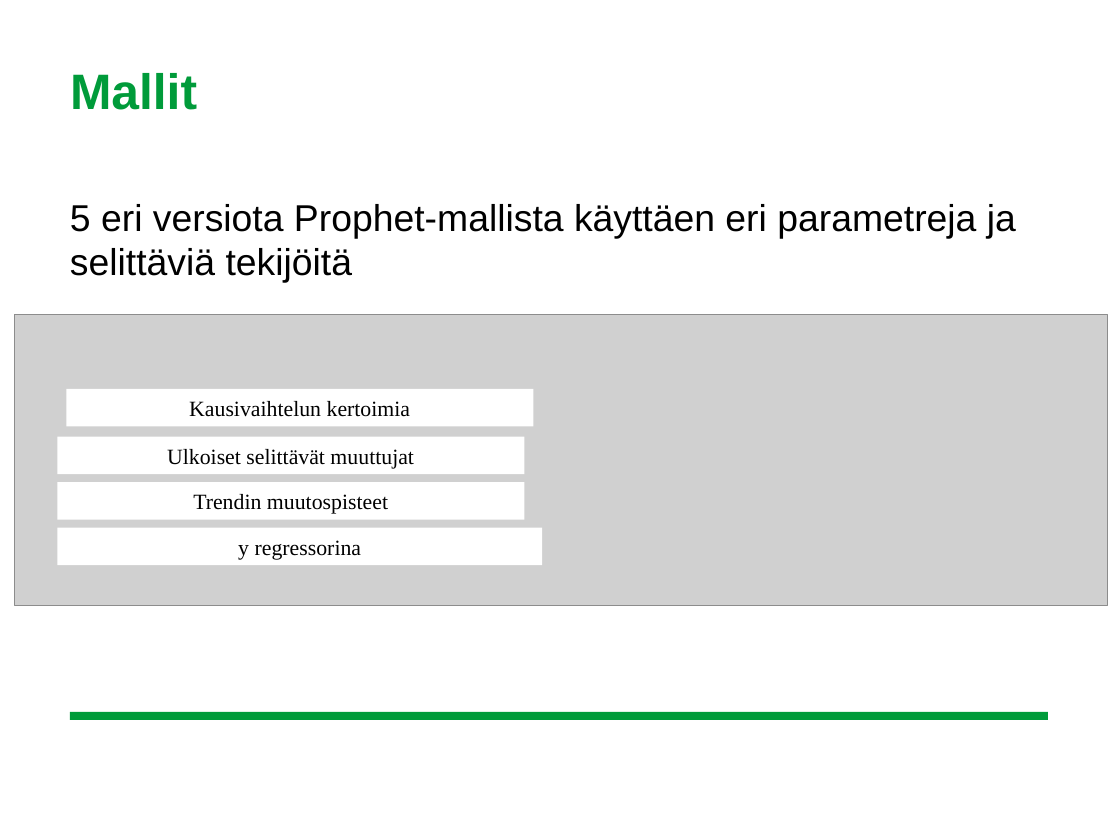
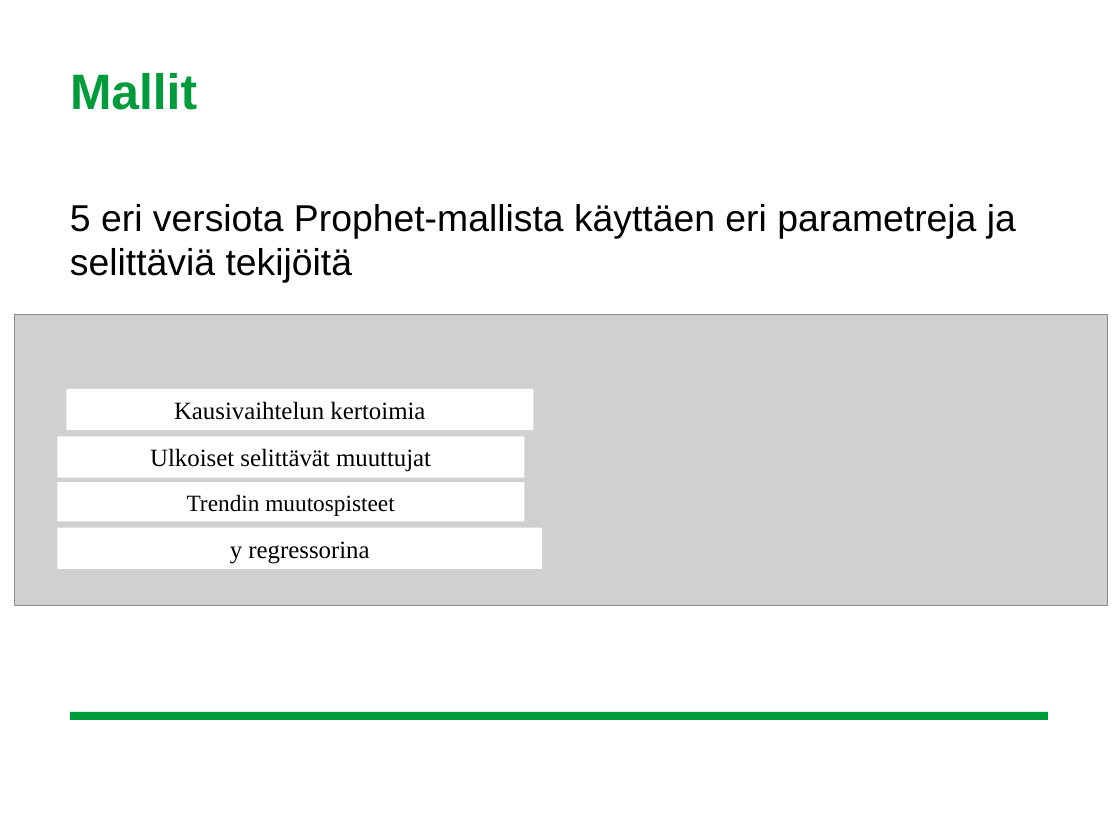
Before and after one commit to leevironty/BSC_thesis, a slide deck: slide 10 of presentations/kandisemma_valmis.ppt. Drawn at 1120x840 pixels with LibreOffice and Linux fonts; fonts in the diff are those of the drawing; grey boxes stand for pictures; background and template pictures are left out. Boxes give left, top, right and bottom in pixels: in the first picture for what was removed or moved away, otherwise in the second. Text is boxed around its words. In the diff, an @@ line names an element or a change of style, - is before the commit and + after.

```diff
--- a/presentations/kandisemma_valmis.ppt
+++ b/presentations/kandisemma_valmis.ppt
@@ size 14 to 16 pt in 3 elements at [57,528,542,569], [66,389,533,430], [57,437,524,478] @@
@@ rectangle "Trendin muutospisteet" at [57,482,524,521]: size 14 to 15 pt @@
```
Also in this commit, not shown: 5 other slides changed, 1 slide added, 4 other files.
